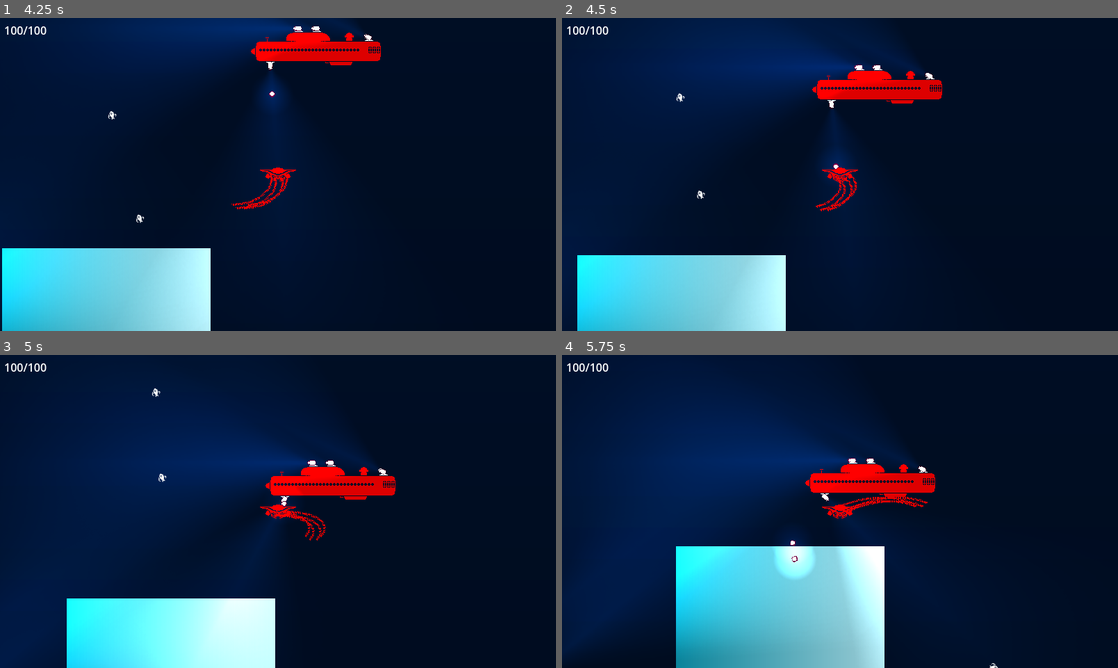
Above: before the commit, frames 1-4 (two rows, left to right).
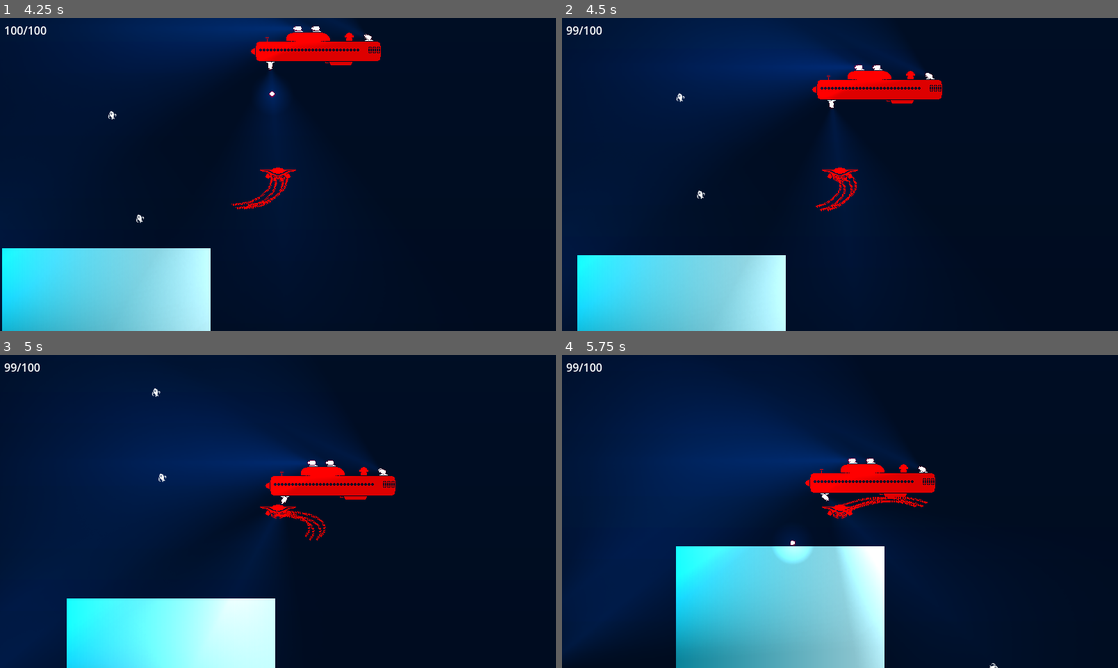
Above: after the commit, the same moments.

Repository: sialiss/GMTK-gamejam2023
Game: Godot game, scene res://Scenes/Sea/Sea.tscn
The game is run twice, just before and just after one commit, with the same random seed, the same clock (stepped at 60 frames per second) and the same inputs.
Inputs:
- Up to frame 1 (4.25 s): hold D (move_right) 0.53-1.28 s; hold S (move_down) 1.28-2.03 s; hold D (move_right) 2.03-2.78 s; hold W (move_up) 2.78-3.53 s; hold A (move_left) from 3.53 s (still down)
- Up to frame 2 (4.5 s): keep holding A (move_left)
- Up to frame 3 (5 s): keep holding A (move_left)
- Up to frame 4 (5.75 s): release A (move_left) at 5.03 s; hold S (move_down) from 5.03 s (still down)

Frame 1 is identical in both runs. In frame 2, 0.2% of the frame differs, in the area x 0-51%, y 2-50%; in frame 3, 0.2%; in frame 4, 0.7%, in the area x 0-46%, y 2-72%.

Commit message:
bring back the pain

Diff:
--- a/Scenes/Creature/Creature.gd
+++ b/Scenes/Creature/Creature.gd
@@ -21,14 +21,6 @@
 	velocity = velocity.move_toward(input * speed, acceleration * delta)
 	# velocity = velocity.lerp(Vector2.ZERO, 1*delta)
 	move_and_slide()
-
-	# Damage
-	for i in get_slide_collision_count():
-		var collision = get_slide_collision(i)
-		var collider = collision.get_collider()
-		print("Collided with: ", collider.name)
-		if collider.has_method("get_damage"):
-			receive_damage(collider)
 
 	# Tentacles
 	for tentacle in tentacles:
--- a/Scenes/Enemies/Bullet/Bullet.gd
+++ b/Scenes/Enemies/Bullet/Bullet.gd
@@ -9,6 +9,13 @@
 	apply_impulse(Vector2.from_angle(angle) * impulse)
 
 
+func _physics_process(delta):
+	# Damage
+	for collider in get_colliding_bodies():
+		if collider.has_method("receive_damage"):
+			collider.receive_damage(self)
+
+
 func get_damage():
 	if linear_velocity.length() > 100:
 		return damage
--- a/Scenes/Enemies/Bullet/Bullet.tscn
+++ b/Scenes/Enemies/Bullet/Bullet.tscn
@@ -25,6 +25,8 @@
 collision_mask = 257
 physics_material_override = SubResource("PhysicsMaterial_1x7vh")
 gravity_scale = 0.4
+max_contacts_reported = 1
+contact_monitor = true
 script = ExtResource("1_c5jan")
 impulse = 600
 
--- a/Scenes/Enemies/Submarine/Submarine.tscn
+++ b/Scenes/Enemies/Submarine/Submarine.tscn
@@ -9,7 +9,6 @@
 height = 186.0
 
 [sub_resource type="CapsuleShape2D" id="CapsuleShape2D_bkyo3"]
-radius = 10.0
 height = 64.0
 
 [sub_resource type="RectangleShape2D" id="RectangleShape2D_uavnv"]
Not shown: 1 places in Scenes/Enemies/Fish/EnemyFish.tscn that only renumber resources
